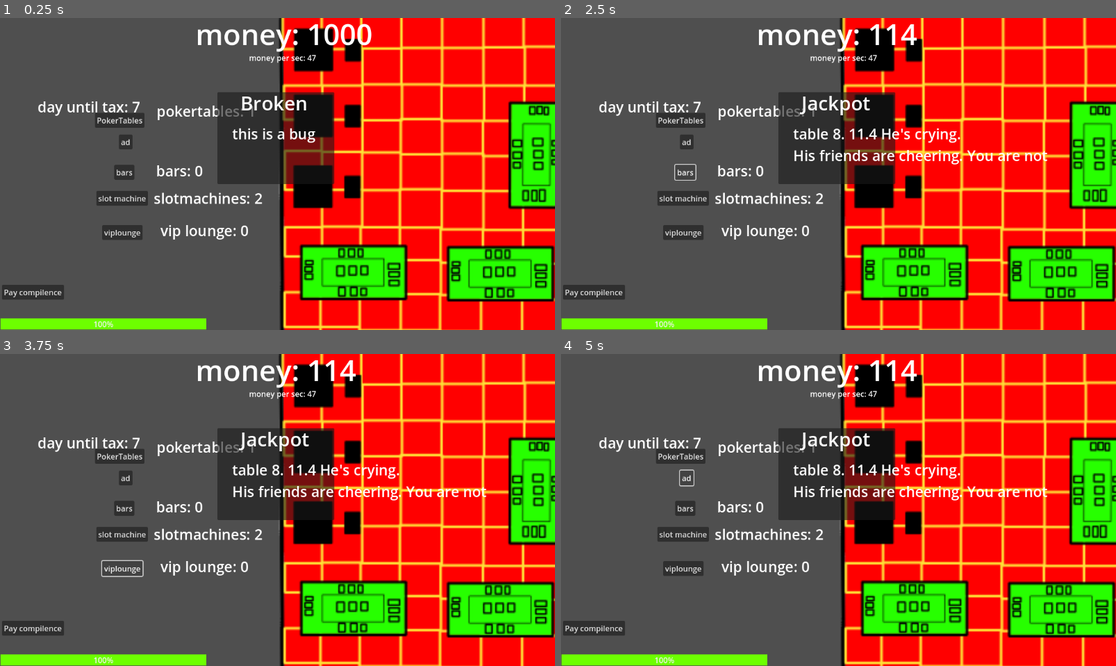
Above: before the commit, frames 1-4 (two rows, left to right).
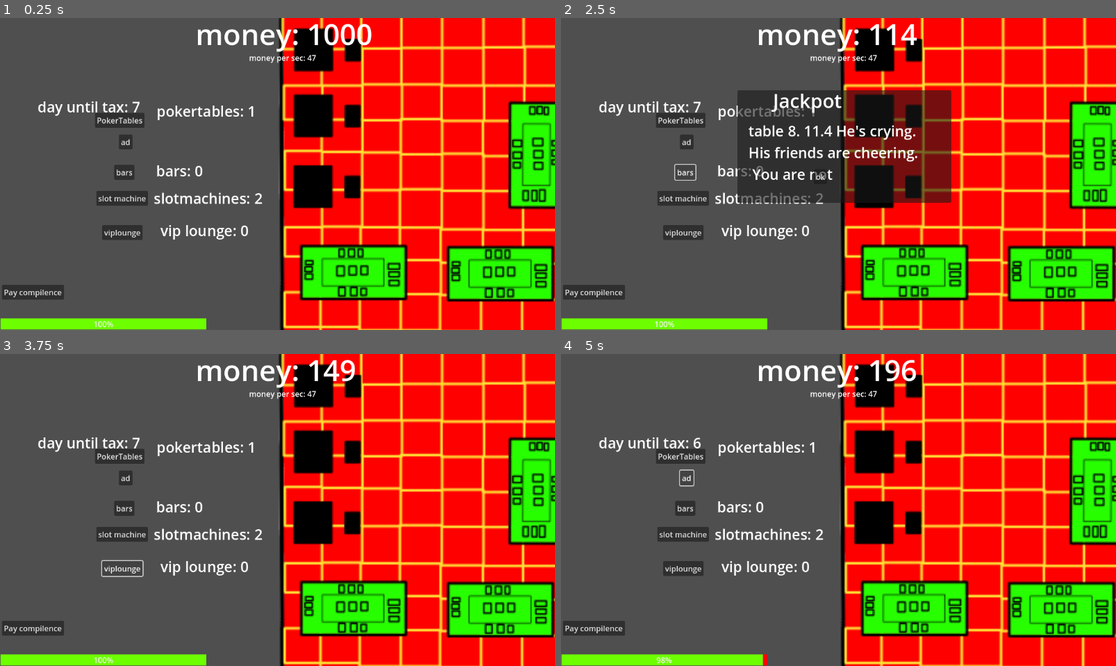
Above: after the commit, the same moments.

Repository: newdevtoo/you-are-the-casino
Game: Godot game, scene res://scenes/playing/playing.tscn
Same seed, same stepped clock (60 frames per second), same inputs: the game is played once before the commit and once after it. The project has no main scene, so this scene is started directly.
Inputs (mouse positions are in pixels of both pictures, inside the frame that each line leads up to):
- Up to frame 1 (0.25 s): no input
- Up to frame 2 (2.5 s): click "slot machine" at 0.5 s; click "PokerTables" at 1.25 s; click "bars" at 2 s
- Up to frame 3 (3.75 s): click (260, 513) at 2.75 s, where only the run after the commit has a clickable "ok"; click (122, 569) at 3.5 s, where only the run after the commit has a clickable "viplounge"
- Up to frame 4 (5 s): click (688, 478) at 4.25 s, where only the run after the commit has a clickable "ad"

The runs differ from the first frame. In frame 1, 4.8% of the frame differs, in the area x 39-61%, y 23-54%; in frame 2, 8.5%, in the area x 31-88%, y 23-60%; in frame 3, 5.6%; in frame 4, 5.8%.

Commit message:
Add files via upload
when in a protest there are consequences

Diff:
--- /dev/null
+++ b/you-are-the-casino/default_bus_layout.tres
@@ -0,0 +1,9 @@
+[gd_resource type="AudioBusLayout" format=3 uid="uid://ckd3uojxhjgjq"]
+
+[resource]
+bus/1/name = &"music"
+bus/1/solo = false
+bus/1/mute = false
+bus/1/bypass_fx = false
+bus/1/volume_db = 0.0
+bus/1/send = &"Master"
--- a/you-are-the-casino/project.godot
+++ b/you-are-the-casino/project.godot
@@ -17,6 +17,7 @@
 [autoload]
 
 Gamemanager="*res://script/managers/gamemanager.gd"
+Backroundmusic="*res://scenes/backroundmusic.tscn"
 
 [editor_plugins]
 
--- /dev/null
+++ b/you-are-the-casino/scenes/backroundmusic.tscn
@@ -0,0 +1,7 @@
+[gd_scene load_steps=2 format=3 uid="uid://by7otwxucoa52"]
+
+[ext_resource type="AudioStream" uid="uid://d0egesr3ivahf" path="res://art/the_mountain-casino-158087.mp3" id="1_lnef3"]
+
+[node name="backroundmusic" type="AudioStreamPlayer2D"]
+stream = ExtResource("1_lnef3")
+autoplay = true
--- a/you-are-the-casino/scenes/playing/playing.gd
+++ b/you-are-the-casino/scenes/playing/playing.gd
@@ -15,6 +15,8 @@
 @onready var event_show: Panel = $"event show"
 @onready var whatevent: Label = $"event show/whatevent"
 @onready var description: Label = $"event show/description"
+@onready var licensetimer: Timer = $timers/licensetimer
+@onready var protest: Timer = $timers/protest
 
 
 func _process(delta: float) -> void:
@@ -91,6 +93,12 @@
 		Gamemanager.license += 20
 
 
+
+func _on_choice_1_pressed() -> void:
+	get_tree().paused = false
+	event_show.hide()
+
+
 #timers
 func _on_adtimer_timeout() -> void:
 	Gamemanager.income_multiplier -= 25
@@ -136,22 +144,26 @@
 	choosevent = randi_range(1, 45)
 	var table = randi_range(1, 15)
 	var people = randi_range(21, 100)
-	if choosevent > 0 and choosevent < 11:
+	if choosevent > 0 and choosevent < 11:#lawsuit
 		get_tree().paused = true
 		var randomname = Gamemanager.names[randi_range(0, Gamemanager.names.size()-1)]
 		event_show.show()
 		whatevent.text = "lawsuit"
-		description.text = "Mr " + str(randomname) + "
-		claims he lost his house at Table " + str(table) + "
+		description.text = "Mr " + str(randomname) + " claims he lost
+		his house at Table " + str(table) + "
 		His lawyer is very expensive."
-	elif choosevent > 10 and choosevent < 21:
+	elif choosevent > 10 and choosevent < 21:#jackpot
 		get_tree().paused = true
 		event_show.show()
 		whatevent.text = "Jackpot"
 		description.text ="table " + str(table) + ". " + str(Gamemanager.money * 0.10) + " He's crying.
-		His friends are cheering. You are not"
+		His friends are cheering.
+		 You are not"
 		Gamemanager.money -= Gamemanager.money * 0.10
-	elif choosevent > 20 and choosevent <31:
+	elif choosevent > 20 and choosevent <31:#protest
+		protest.start()
+		licensetimer.wait_time = 2
+		Gamemanager.license_decay_per_minute = 4
 		get_tree().paused = true
 		event_show.show()
 		whatevent.text = "protest"
@@ -160,6 +172,11 @@
 	elif  choosevent > 30 and choosevent < 41:
 		pass
 
+func _on_protest_timeout() -> void:
+	licensetimer.wait_time = 4
+	Gamemanager.license_decay_per_minute =2
+
+
 func click():
 	if Gamemanager.income_per_second > 1:
 		Gamemanager.money += Gamemanager.income_per_second/2 * Gamemanager.income_multiplier
--- a/you-are-the-casino/scenes/playing/playing.tscn
+++ b/you-are-the-casino/scenes/playing/playing.tscn
@@ -1,9 +1,10 @@
-[gd_scene load_steps=7 format=3 uid="uid://dk7tra5wtnpwi"]
+[gd_scene load_steps=8 format=3 uid="uid://dk7tra5wtnpwi"]
 
 [ext_resource type="Script" uid="uid://b0sj5xrvt6g6s" path="res://script/managers/gamemanager.gd" id="1_rsnxg"]
 [ext_resource type="Script" uid="uid://br80xixvdeii6" path="res://scenes/playing/playing.gd" id="1_s6t64"]
 [ext_resource type="Texture2D" uid="uid://d0g8mog0fj0f7" path="res://art/Screenshot 2026-03-20 194252.png" id="2_f1fto"]
 [ext_resource type="Script" uid="uid://b8jyj5p856yap" path="res://addons/random_timer/random_timer.gd" id="3_b21gc"]
+[ext_resource type="PackedScene" uid="uid://by7otwxucoa52" path="res://scenes/backroundmusic.tscn" id="5_6cuam"]
 
 [sub_resource type="StyleBoxFlat" id="StyleBoxFlat_s6t64"]
 bg_color = Color(1, 0, 0, 1)
@@ -109,6 +110,9 @@
 min_wait_time = 2.0
 max_wait_time = 3.0
 metadata/_custom_type_script = "uid://b8jyj5p856yap"
+
+[node name="protest" type="Timer" parent="timers"]
+wait_time = 50.0
 
 [node name="buttons" type="Node2D" parent="."]
 
@@ -183,28 +187,41 @@
 
 [node name="event show" type="Panel" parent="."]
 process_mode = 3
-offset_left = 451.0
-offset_top = 154.0
-offset_right = 694.0
-offset_bottom = 345.0
+visible = false
+offset_left = 366.0
+offset_top = 150.0
+offset_right = 810.0
+offset_bottom = 384.0
 
 [node name="whatevent" type="Label" parent="event show"]
 layout_mode = 0
-offset_left = 48.0
-offset_top = -5.0
-offset_right = 187.0
-offset_bottom = 50.0
+offset_left = 74.0
+offset_top = -6.0
+offset_right = 213.0
+offset_bottom = 49.0
 theme_override_font_sizes/font_size = 40
 text = "Broken"
 
 [node name="description" type="Label" parent="event show"]
 layout_mode = 0
-offset_left = 31.0
-offset_top = 65.0
-offset_right = 203.0
-offset_bottom = 107.0
+offset_left = 23.0
+offset_top = 63.0
+offset_right = 195.0
+offset_bottom = 105.0
 theme_override_font_sizes/font_size = 30
 text = "this is a bug"
+
+[node name="choice1" type="Button" parent="event show"]
+layout_mode = 0
+offset_left = 159.0
+offset_top = 164.0
+offset_right = 186.0
+offset_bottom = 195.0
+text = "ok"
+
+[node name="backroundmusic" parent="." instance=ExtResource("5_6cuam")]
+position = Vector2(-360, 681)
+bus = &"music"
 
 [connection signal="timeout" from="timers/addmoney" to="." method="_on_addmoney_timeout"]
 [connection signal="timeout" from="timers/adtimer" to="." method="_on_adtimer_timeout"]
@@ -212,9 +229,11 @@
 [connection signal="timeout" from="timers/adshowtimer" to="." method="_on_adshowtimer_timeout"]
 [connection signal="timeout" from="timers/daytimer" to="." method="_on_daytimer_timeout"]
 [connection signal="timeout" from="timers/eventtimer" to="." method="_on_eventtimer_timeout"]
+[connection signal="timeout" from="timers/protest" to="." method="_on_protest_timeout"]
 [connection signal="pressed" from="buttons/slotmac" to="." method="_on_button_pressed"]
 [connection signal="pressed" from="buttons/pokertable" to="." method="_on_pokertable_pressed"]
 [connection signal="pressed" from="buttons/bars" to="." method="_on_bars_pressed"]
 [connection signal="pressed" from="buttons/viplounge" to="." method="_on_viplounge_pressed"]
 [connection signal="pressed" from="buttons/ad" to="." method="_on_ad_pressed"]
 [connection signal="pressed" from="buttons/paycompilence" to="." method="_on_paycompilence_pressed"]
+[connection signal="pressed" from="event show/choice1" to="." method="_on_choice_1_pressed"]
Not shown, added: you-are-the-casino/art/the_mountain-casino-158087.mp3.import
Not shown, added: you-are-the-casino/art/the_mountain-casino-158087.mp3
